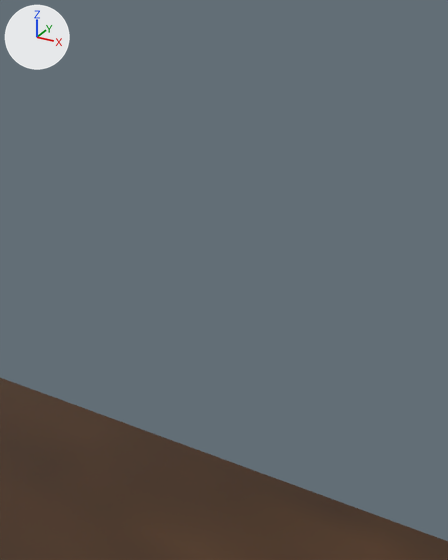
A saved change to the Blender file assets/trench_1.blend.
One viewpoint serves both versions: a 50 mm lens placed at (8.74, 114.59, 7.74), pointed at (4.24, 122.77, 3.65). The axes (+X, +Y, +Z) are drawn at upper left. The lights are the same throughout. The older version comes first. Mesh edges are drawn as thin lines. Objects named as collision shapes, trigger or cutter boxes, shadow casters or lower levels of detail are left out.

Objects in the first picture: 'Trench'.
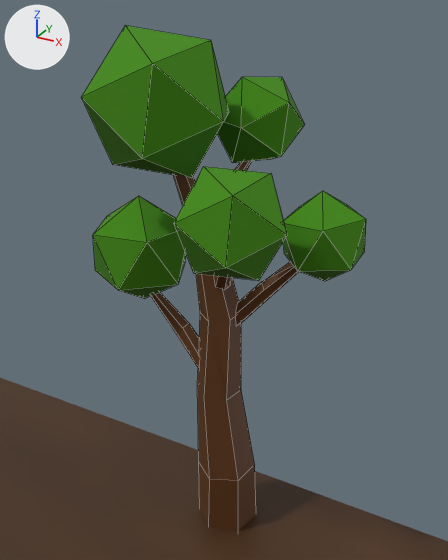
Where the change shows, as pixel boxes (x1, y1, x2, y2) in the pictures (448 x 560 px):
'branch.001', added
    after: (81, 25, 366, 531)
    faces in mat_leaves (green #428a0a): (81, 25, 366, 299)
    faces in mat_wood (brown #613a19): (151, 161, 299, 531)

What the commit changed:
Material 'Wood' (mat_wood) is new.
Its base color is (0.119, 0.043, 0.00967) (brown #613a19).
Its roughness is 0.633.
Material 'Leaves' (mat_leaves) is new.
Its base color is (0.055, 0.256, 0.00296) (green #428a0a).
Its roughness is 1.0.
Mesh me_branch_001 is new.
It has 189 vertices, 163 faces and spans x -3.2..4.5, y -1.6..15.8, z -4.2..4.6.
Faces by material slot: [63, 100].
It uses material mat_wood (brown #613a19).
It uses material mat_leaves (green #428a0a).
Object 'branch.001' (ob_branch_001) is new; it shows me_branch_001.
Its location is (4.36, 122.7, -0.44).
Its rotation in degrees is (90, 0, -72).
Its scale is (0.504, 0.504, 0.504).
